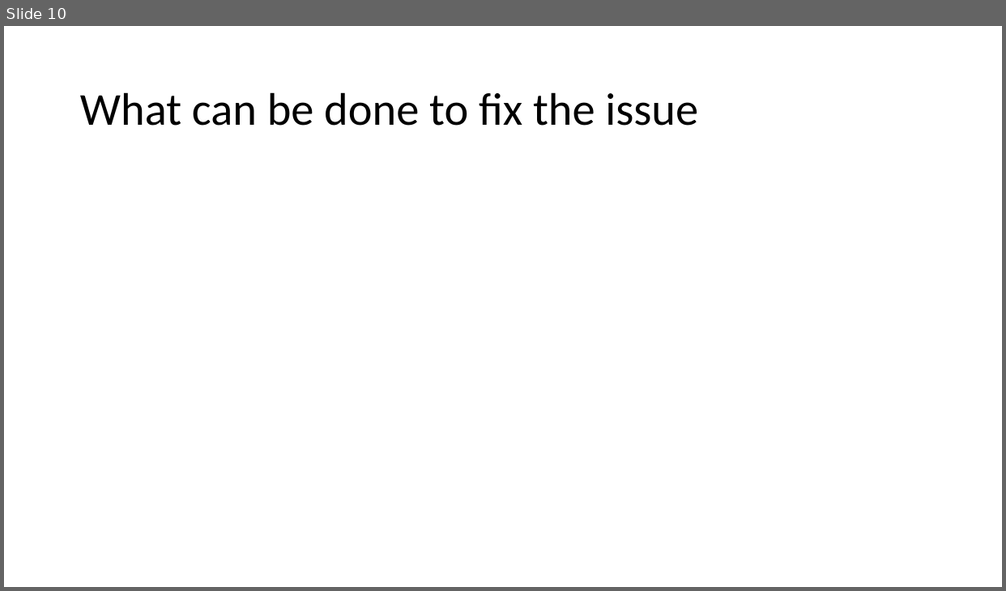
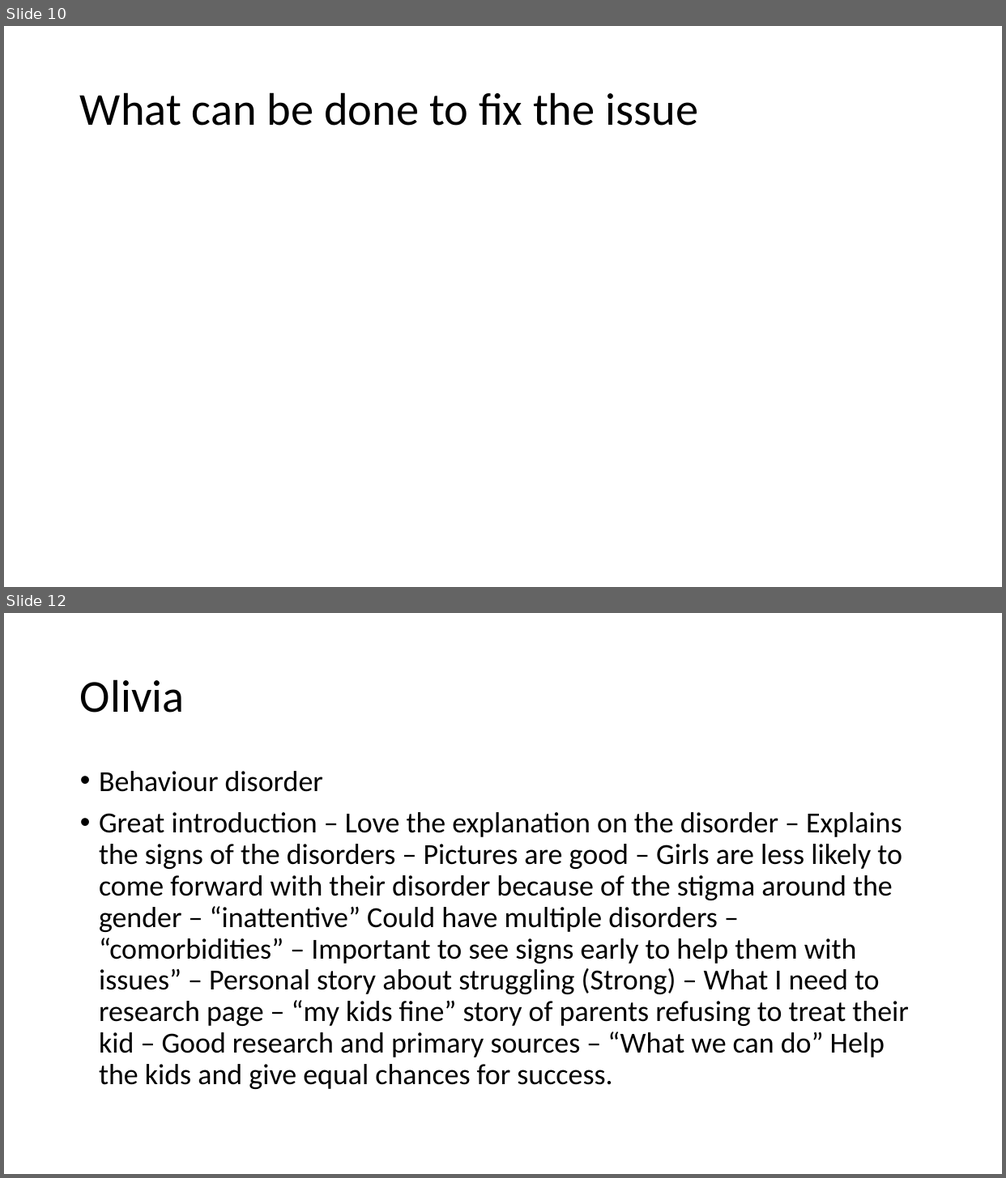
Before and after one commit to Sk1ttlelol/English-2010, a slide deck: costs of living A1 with slides.pptx. Shown one above the other, each under a label of ours: slide 10 before the commit, slides 10 and 12 after it; the slides between them are not shown. The pictures are 1006x591 and 1006x1178 pixels, drawn with LibreOffice and Linux fonts; fonts in the diff are those of the drawing. Boxes give left, top, right and bottom in pixels: in the first picture for what was removed or moved away, otherwise in the second. Text is boxed around its words. In the diff, an @@ line names an element or a change of style, - is before the commit and + after.

```diff
--- a/costs of living A1 with slides.pptx
+++ b/costs of living A1 with slides.pptx
@@ slide 12 added at [4, 613, 1002, 1174], background #FFFFFF @@
@@ title added at [80, 679, 185, 713], 44 pt, text #000000 @@
+Olivia
@@ text added at [99, 771, 908, 1089], 28 pt, text #000000 @@
+• Behaviour disorder
+• Great introduction – Love the explanation on the disorder – Explains the signs of the disorders – Pictures are good – Girls are less likely to come forward with their disorder because of the stigma around the gender – “inattentive” Could have multiple disorders – “comorbidities” – Important to see signs early to help them with issues” – Personal story about struggling (Strong) – What I need to research page – “my kids fine” story of parents refusing to treat their kid – Good research and primary sources – “What we can do” Help the kids and give equal chances for success.
```
Also in this commit, not shown: 2 other slides added.
